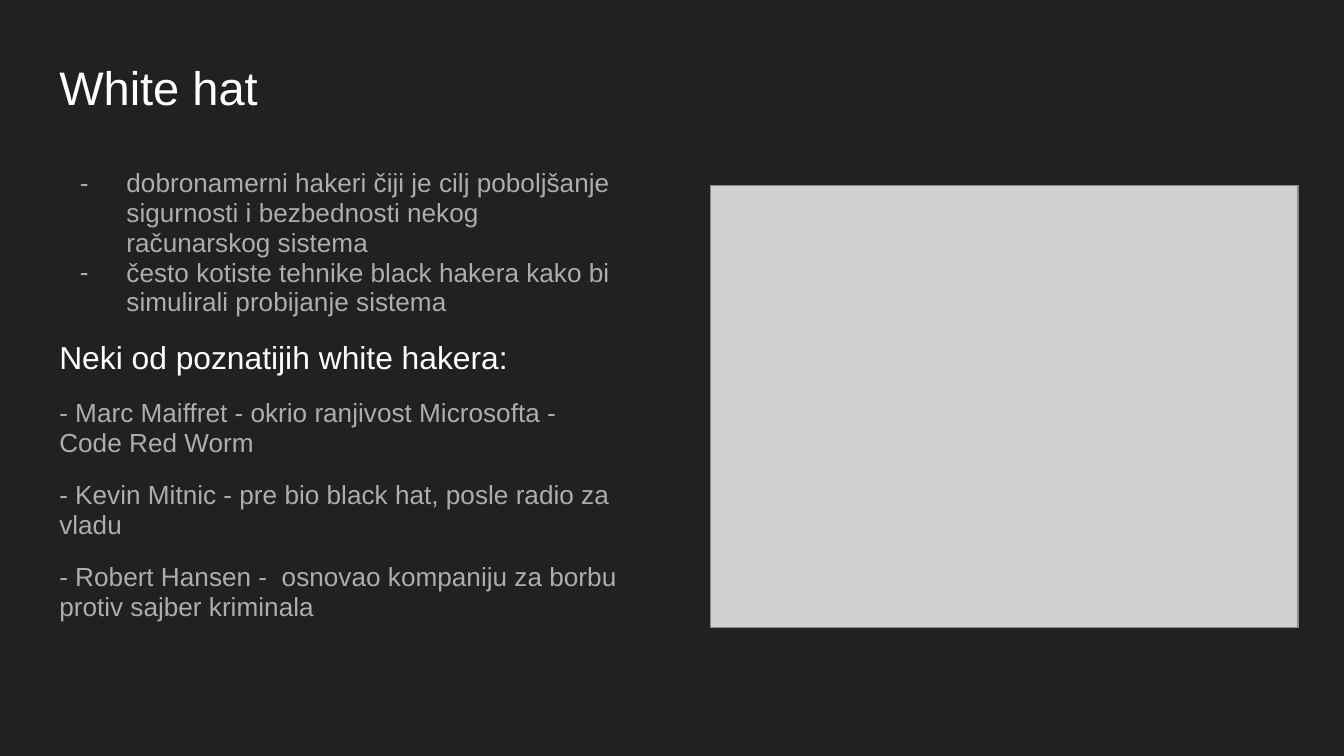
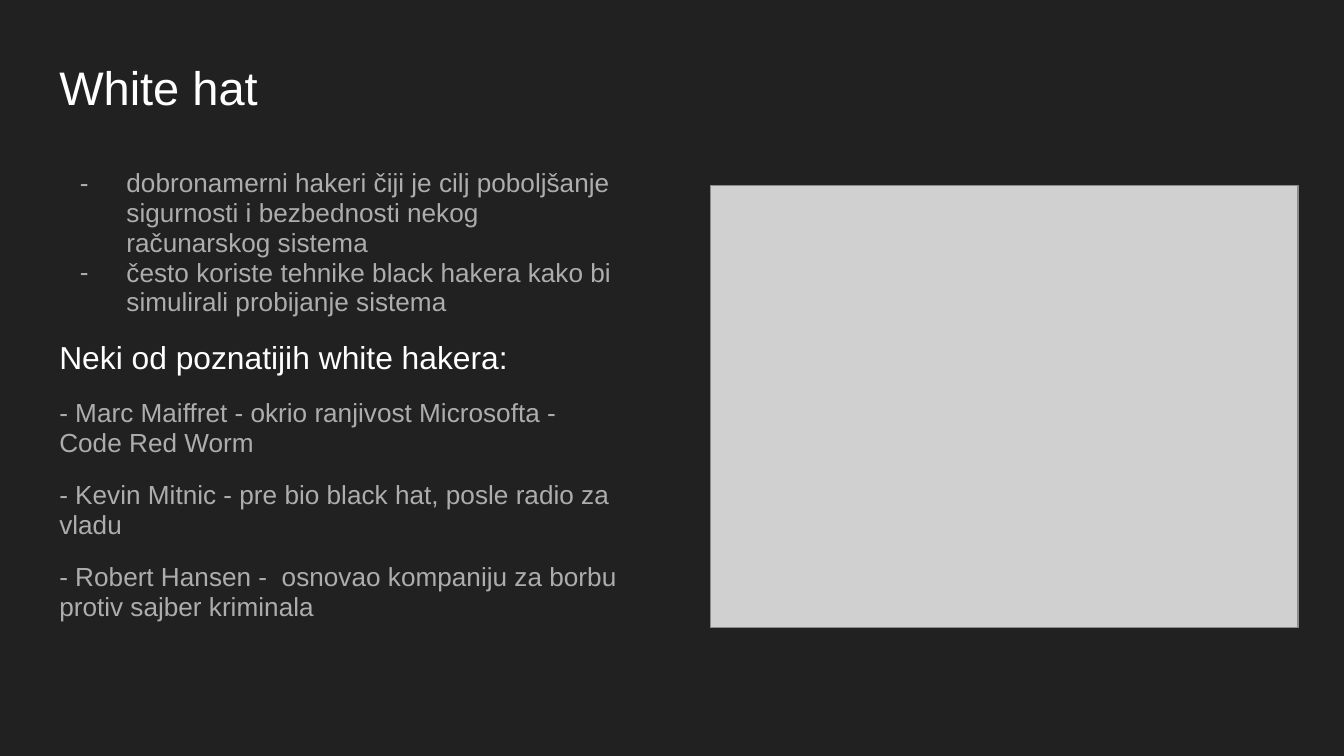
Before and after one commit to vukvuk21/RID, a slide deck: slide 5 of rid_2022_seminarski/mi18095_Nikola_Delic/2_predavanje/Hakovanje.pptx. Drawn at 1344x756 pixels with LibreOffice and Linux fonts; fonts in the diff are those of the drawing; grey boxes stand for pictures. Boxes give left, top, right and bottom in pixels: in the first picture for what was removed or moved away, otherwise in the second. Text is boxed around its words. In the diff, an @@ line names an element or a change of style, - is before the commit and + after.

```diff
--- a/rid_2022_seminarski/mi18095_Nikola_Delic/2_predavanje/Hakovanje.pptx
+++ b/rid_2022_seminarski/mi18095_Nikola_Delic/2_predavanje/Hakovanje.pptx
@@ text at (126,263,610,317): text changed @@
-– često kotiste tehnike black hakera kako bi simulirali probijanje sistema
+– često koriste tehnike black hakera kako bi simulirali probijanje sistema
```
Also in this commit, not shown: 1 other slide changed.
